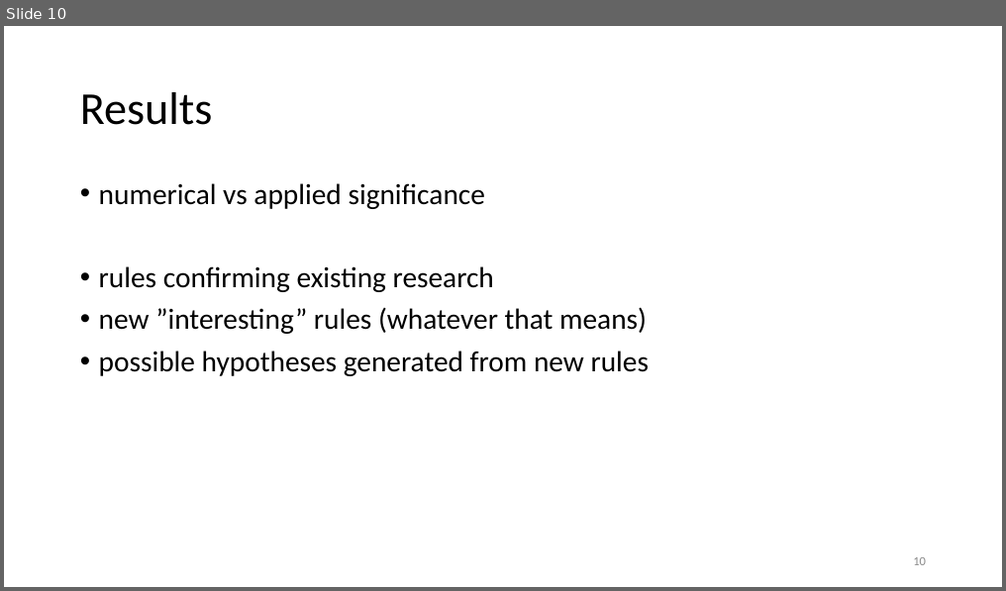
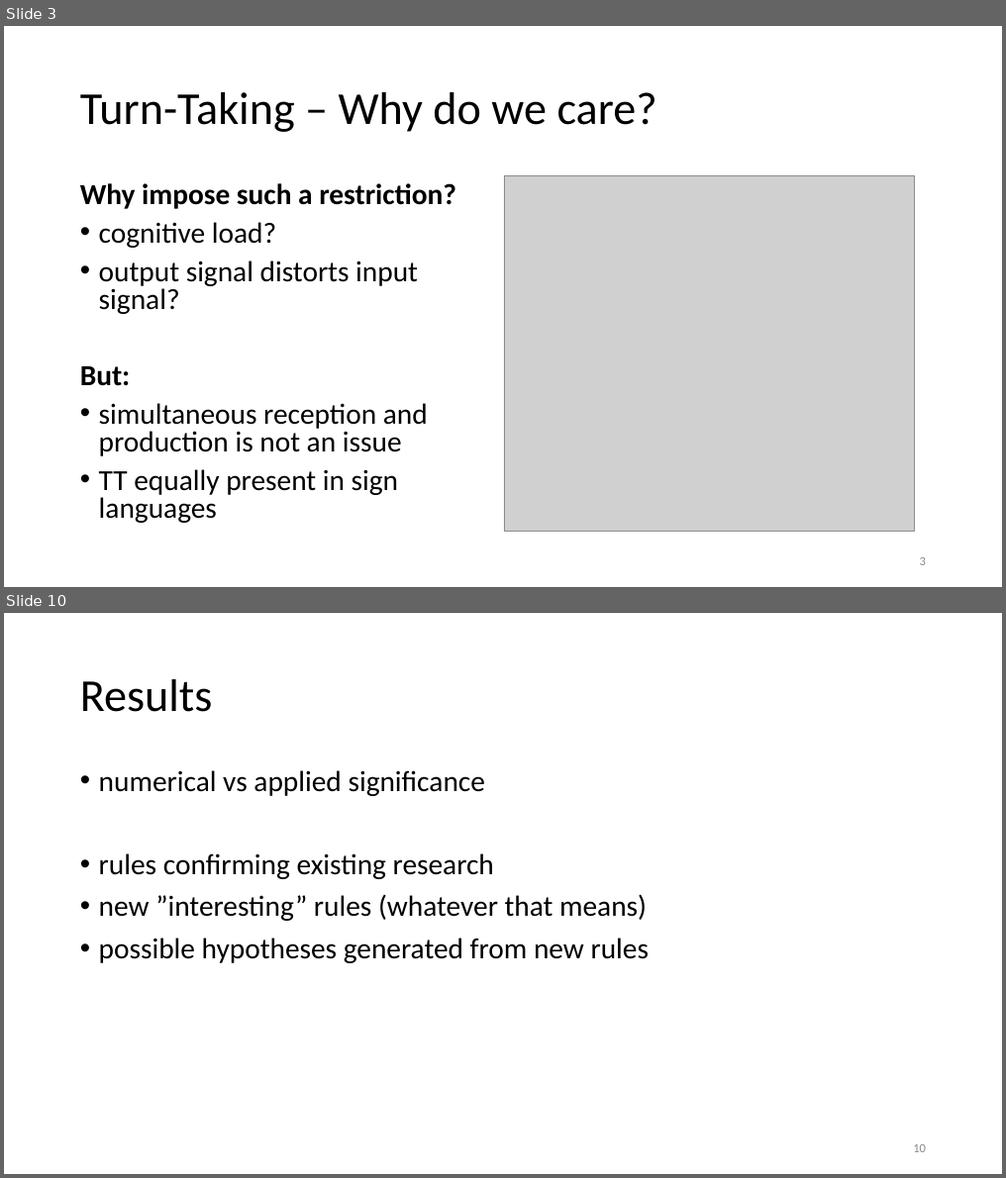
Before and after one commit to prestoaghitato/BA_thesis, a slide deck: tex/beamer_dummy.pptx. Shown one above the other, each under a label of ours: slide 10 before the commit, slides 3 and 10 after it; the slides between them are not shown. The pictures are 1006x591 and 1006x1178 pixels, drawn with LibreOffice and Linux fonts; fonts in the diff are those of the drawing; grey boxes stand for pictures. Boxes give left, top, right and bottom in pixels: in the first picture for what was removed or moved away, otherwise in the second. Text is boxed around its words. In the diff, an @@ line names an element or a change of style, - is before the commit and + after.

```diff
--- a/tex/beamer_dummy.pptx
+++ b/tex/beamer_dummy.pptx
@@ slide 3 added at bbox=[4, 26, 1002, 587], background #FFFFFF @@
@@ title added at bbox=[80, 92, 657, 132], 44 pt, text #000000 @@
+Turn-Taking – Why do we care?
@@ text added at bbox=[80, 183, 456, 523], 28 pt, text #000000 @@
+Why impose such a restriction?
+• cognitive load?
+• output signal distorts input signal?
+But:
+• simultaneous reception and production is not an issue
+• TT equally present in sign languages
@@ picture added at bbox=[504, 175, 915, 532] @@
@@ page number added at bbox=[920, 558, 926, 566], 12 pt, text #8C8C8C @@
+3
```
Also in this commit, not shown: 5 slides changed, 3 other slides added, 4 slides removed, 3 other files.
